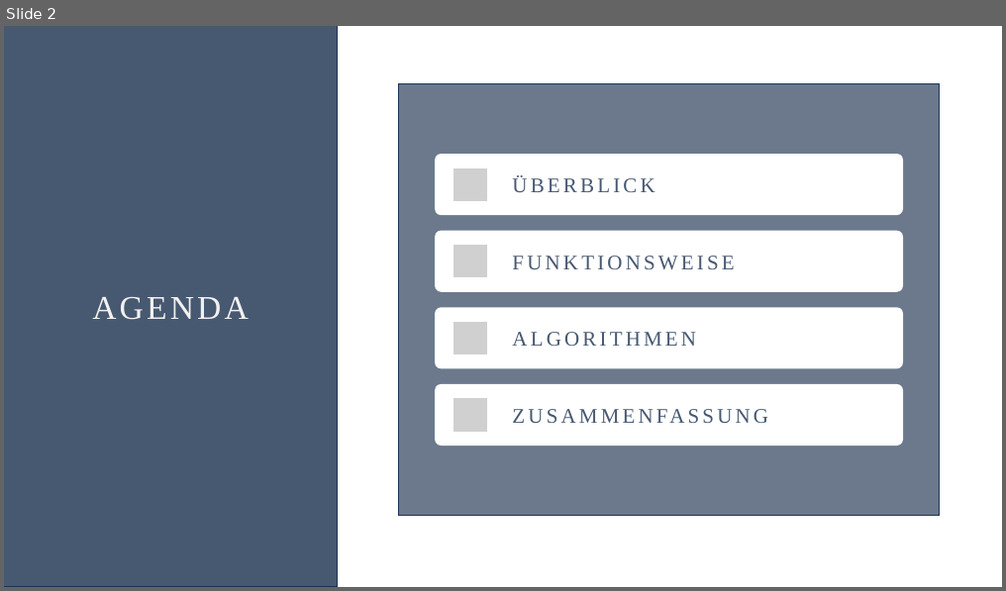
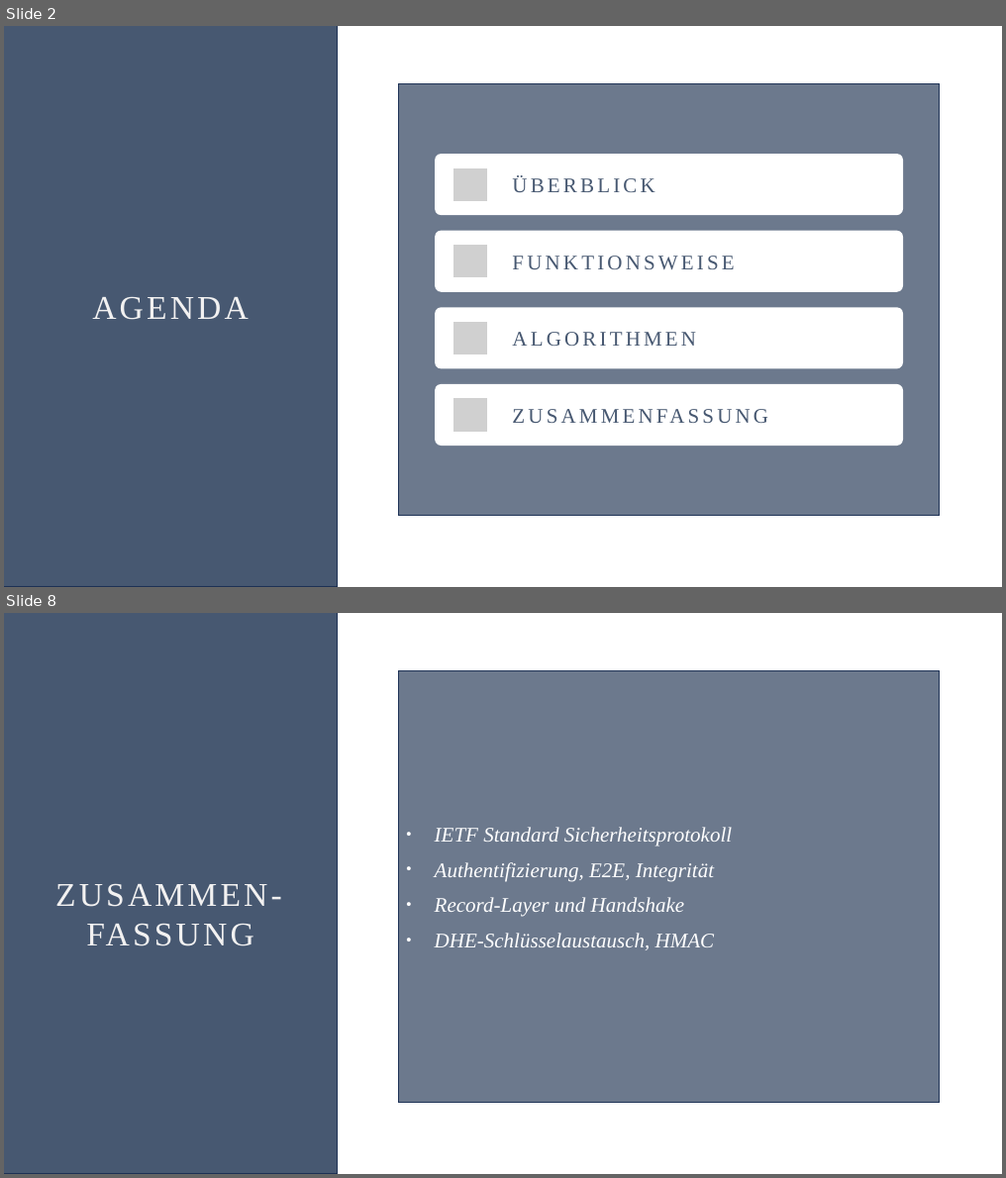
Before and after one commit to Oddl42/DLMCSITSDS01_IT_Sicherheit, a slide deck: Aufgabe/DLMCSITSDS01_Willkens_IU14073577_TLS_20240530.pptx. Shown one above the other, each under a label of ours: slide 2 before the commit, slides 2 and 8 after it; the slides between them are not shown. The pictures are 1006x591 and 1006x1178 pixels, drawn with LibreOffice and Linux fonts; fonts in the diff are those of the drawing; grey boxes stand for pictures. Boxes give left, top, right and bottom in pixels: in the first picture for what was removed or moved away, otherwise in the second. Text is boxed around its words. In the diff, an @@ line names an element or a change of style, - is before the commit and + after.

```diff
--- a/Aufgabe/DLMCSITSDS01_Willkens_IU14073577_TLS_20240530.pptx
+++ b/Aufgabe/DLMCSITSDS01_Willkens_IU14073577_TLS_20240530.pptx
@@ slide 8 added at box(4, 613, 1002, 1174), background #FFFFFF @@
@@ rectangle added at box(4, 613, 338, 1174), fill #475871, outline #1E3256 1 pt @@
@@ rectangle added at box(399, 671, 939, 1103), fill #6C798D, outline #1E3256 1 pt, 20 pt, text #FFFFFF, italic @@
+• IETF Standard Sicherheitsprotokoll
+• Authentifizierung, E2E, Integrität
+• Record-Layer und Handshake
+• DHE-Schlüsselaustausch, HMAC
@@ text added at box(55, 884, 282, 947), 32 pt, text #F2F1F1 @@
+ZUSAMMEN-FASSUNG
```
Also in this commit, not shown: 4 slides changed, 5 other slides added, 5 slides removed.
